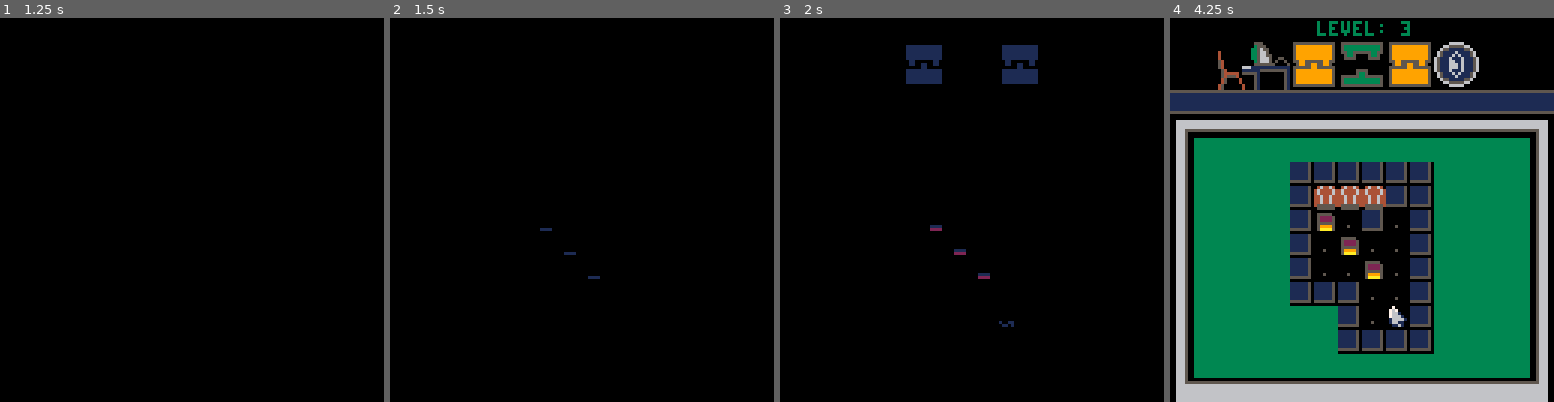
Above: before the commit, frames 1-4 (left to right).
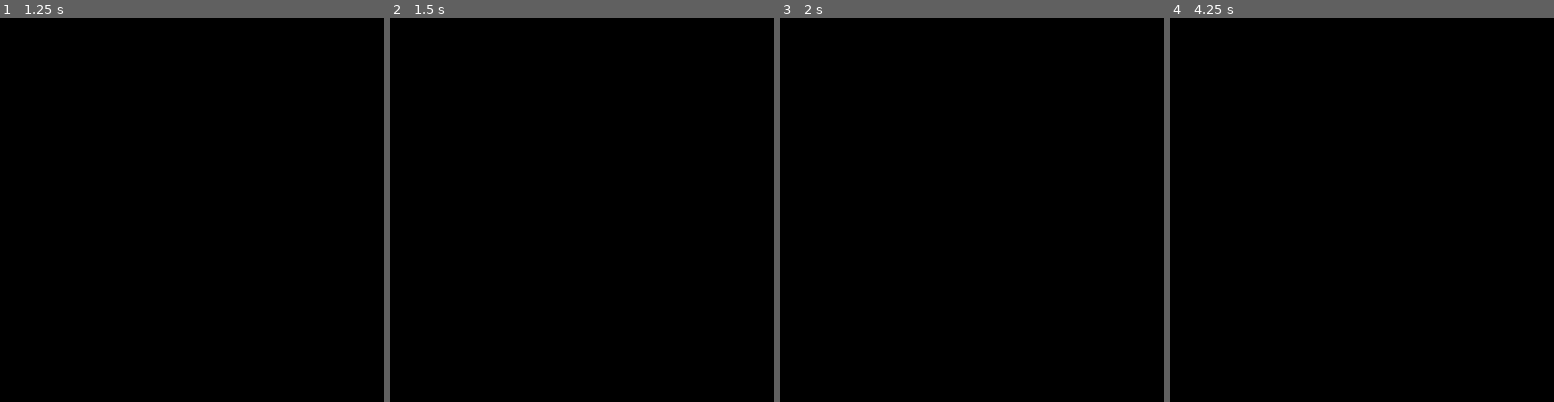
Above: after the commit, the same moments.

Repository: jacobneal65/sokovirus-pico8
Game: PICO-8 cartridge mysoko.p8
The game is run twice, just before and just after one commit, with the same random seed, the same clock (stepped at 60 frames per second) and the same inputs.
Inputs:
- Up to frame 1 (1.25 s): tap X (X key) at 0.33, 1.07 s; tap O (Z key) at 0.7 s
- Up to frame 2 (1.5 s): no input
- Up to frame 3 (2 s): hold Right from 1.6 s (still down); tap O (Z key) at 1.7 s; tap X (X key) at 1.85 s
- Up to frame 4 (4.25 s): release Right at 2.1 s; tap O (Z key) every 0.4 s from 2.1 to 4.1 s; hold Up 2.15-2.42 s; hold Right 2.47-3.03 s; tap X (X key) at 2.97, 4.08 s; hold Left 3.08-3.58 s; hold Down 3.63-3.97 s; hold Right from 4.02 s (still down)

Frame 1 is identical in both runs. In frame 2, less than 0.1% of the frame differs, in the area x 39-55%, y 54-68%; in frame 3, 1.8%; in frame 4, 72%, in the area x 0-100%, y 0-100%.

Commit message:
Created puzzle 4

Diff:
--- a/mysoko.p8
+++ b/mysoko.p8
@@ -39,8 +39,8 @@
 	}
 	notrestart=true--skip check solved if restart
 	--player location given the level
-	plx={19,37,59,0,0,0,0,0,0,0,0,0}
-	ply={9,10,12,0,0,0,0,0,0,0,0,0}
+	plx={19,37,59,71,0,0,0,0,0,0,0,0}
+	ply={9,10,12,8,0,0,0,0,0,0,0,0}
 	boxtles={6,7,8,9}
 	goaltles={22,23,24,25}
 
@@ -438,7 +438,7 @@
 
 function restartlevel()
 	level-=1
-	fadeout()
+	fadeout(1)
 	reload(0x1000, 0x1000, 0x2000)
 	notrestart=false
 	init_level()
@@ -618,11 +618,15 @@
 
 	lines={
 		"----------------------",
-		">access first database",
-		">load user 42.42.10",
-		">execute server scan",
-		".  .  .  .  .  .  .  .",
-		">execute ice breaker",
+		">message from employer:",
+		">your mission is the",
+		">following,",
+		">1) load user 42.42.10",
+		">2) execute server scan",
+		">3) break their ice",
+		">3) delete all files",
+		" .  .  .",
+		">failure is not an option.",
 	     }
 	setmsg(lines)
 
@@ -642,10 +646,10 @@
 function upd_menu()
 	updatemessage()
 	if btnp(❎) then
+		sfx(47)
 		fadeout()
 		init_hub()
-		--init_level()--for debuging levels
-		sfx(59)
+
 	end
 end
 
@@ -847,7 +851,7 @@
 		else
 			sfx(51)
 			--level=hubsel*4
-			level=2
+			 level=3-- (used for debuging)
 			selworld()
 		end
 	end
@@ -962,16 +966,16 @@
 0000000000000000000000000000000000000000000000000000000000000000000000000000000000000000000000000000000000000000000000000000000000000000000000000000000000000000000000000000000000000000000000000000000000000000000000000000000000000000000000000000000000000000
 0000000000000000000000000000000000000000000000000000000000000000000000000000000000000000000000000000000000000000000000000000000000000000000000000000000000000000000000000000000000000000000000000000000000000000000000000000000000000000000000000000000000000000
 1213131313131313131313131313131400121313131313131313131313131313140012131313131313131313131313131314001213131313131313131313131313131400121313131313131313131313131313140012131313131313131313131313131314001213131313131313131313131313131400000000000000000000
-2200000000000000000000000000002400221d1d1d101010101010101010101d2400221d1d1d1d1d1d1d1d1d1d1d1d1d1d2400221d1d1d1d1d1d1d1d1d1d1d1d1d1d2400220101010101100110010101010101240022010101010110010110100101010124002201010101011001011010101010102400000000000000000000
-2200000000000000000000000000002400221d1d1d100101010101010101101d2400221d1d10101010101d1d1d1d1d1d1d2400221d1d1d1d1010101010101d1d1d1d2400220901010101100101010101010101240022080101010110010101010101010124002208010101011001010101010110012400000000000000000000
-2200000000000000000000000000002400221d1d10100110101010101001101d2400221d1d1001010110101d1d1d1d1d1d2400221d1d1d1d1016161610101d1d1d1d2400221901010101100101010101010101240022180101010110010101010101010124002218010101011001010101010101012400000000000000000000
-222323232323232323232323232323240022101010010110101001011001101d240022101010011007011010101010101d2400221d1d1d1d1006011001101d1d1d1d2400220101010101100101010101010101240022010101010110010101010101010124002201010101011001010101010101012400000000000000000000
-220000000000000000000000000000240022100101080101080101081818101d240022100101011001010101171717101d2400221d1d1d1d1001060101101d1d1d1d2400220101010101100101010101010101240022010101010110010101010101010124002201010101011001010101010101012400000000000000000000
-220015000000000000000000000000240022101010010110100101011010101d240022100101010701071001101010101d2400221d1d1d1d1001010601101d1d1d1d2400220101010101010101010101010101240022010101010101010101010101010124002201010101010101010101010101012400000000000000000000
-220000000000000000000000000000240022101010101010100101010118101d240022101010101010010101101d1d1d1d2400221d1d1d1d1010100101101d1d1d1d2400220101010101010101010101010101240022010101010101010101010101010124002201010101010101010101010101012400000000000000000000
-2200050000000000000000000000002400221d1d1d1d1d1d101010101010101d2400221d1d1d1d1d10101010101d1d1d1d2400221d1d1d1d1d1d100101101d1d1d1d2400220101010101010101010101010101240022010101010101010101010101010124002201010101010101010101010101012400000000000000000000
-2200000000000000000000000000002400221d1d1d1d1d1d1d1d1d1d1d1d1d1d2400221d1d1d1d1d1d1d1d1d1d1d1d1d1d2400221d1d1d1d1d1d101010101d1d1d1d2400220101010101010101010101010101240022010101010101010101010101010124002201010101010101010101010101012400000000000000000000
-2200040000000000000000000000002400221d1d1d1d1d1d1d1d1d1d1d1d1d1d2400221d1d1d1d1d1d1d1d1d1d1d1d1d1d2400221d1d1d1d1d1d1d1d1d1d1d1d1d1d2400220101010101010101010101010101240022010101010101010101010101010124002201010101010101010101010101012400000000000000000000
+2200000000000000000000000000002400221d1d1d101010101010101010101d2400221d1d1d1d1d1d1d1d1d1d1d1d1d1d2400221d1d1d1d1d1d1d1d1d1d1d1d1d1d2400221d1010101010101010101d1d1d1d240022010101010110010110100101010124002201010101011001011010101010102400000000000000000000
+2200000000000000000000000000002400221d1d1d100101010101010101101d2400221d1d10101010101d1d1d1d1d1d1d2400221d1d1d1d1010101010101d1d1d1d2400221d1001010101010101101d1d1d1d240022080101010110010101010101010124002208010101011001010101010110012400000000000000000000
+2200000000000000000000000000002400221d1d10100110101010101001101d2400221d1d1001010110101d1d1d1d1d1d2400221d1d1d1d1018181810101d1d1d1d2400221d1001010110011001101d1d1d1d240022180101010110010101010101010124002218010101011001010101010101012400000000000000000000
+222323232323232323232323232323240022101010010110101001011001101d240022101010011006011010101010101d2400221d1d1d1d1008011001101d1d1d1d2400221d1001010109011001101d1d1d1d240022010101010110010101010101010124002201010101011001010101010101012400000000000000000000
+220000000000000000000000000000240022100101070101070101071717101d240022100101011001010101161616101d2400221d1d1d1d1001080101101d1d1d1d2400221d1001011010091001101d1d1d1d240022010101010110010101010101010124002201010101011001010101010101012400000000000000000000
+220015000000000000000000000000240022101010010110100101011010101d240022100101010601061001101010101d2400221d1d1d1d1001010801101d1d1d1d2400221d1010101001010901101d1d1d1d240022010101010101010101010101010124002201010101010101010101010101012400000000000000000000
+220000000000000000000000000000240022101010101010100101010117101d240022101010101010010101101d1d1d1d2400221d1d1d1d1010100101101d1d1d1d2400221d1d1d1d10010101101d1d1d1d1d240022010101010101010101010101010124002201010101010101010101010101012400000000000000000000
+2200050000000000000000000000002400221d1d1d1d1d1d101010101010101d2400221d1d1d1d1d10101010101d1d1d1d2400221d1d1d1d1d1d100101101d1d1d1d2400221d1d1d1d10101001101d1d1d1d1d240022010101010101010101010101010124002201010101010101010101010101012400000000000000000000
+2200000000000000000000000000002400221d1d1d1d1d1d1d1d1d1d1d1d1d1d2400221d1d1d1d1d1d1d1d1d1d1d1d1d1d2400221d1d1d1d1d1d101010101d1d1d1d2400221d1d1d1d1d10011901101d1d1d1d240022010101010101010101010101010124002201010101010101010101010101012400000000000000000000
+2200040000000000000000000000002400221d1d1d1d1d1d1d1d1d1d1d1d1d1d2400221d1d1d1d1d1d1d1d1d1d1d1d1d1d2400221d1d1d1d1d1d1d1d1d1d1d1d1d1d2400221d1d1d1d1d10011919101d1d1d1d240022010101010101010101010101010124002201010101010101010101010101012400000000000000000000
 3233333333333333333333333333333400323333333333333333333333333333340032333333333333333333333333333334003233333333333333333333333333333400323333333333333333333333333333340032333333333333333333333333333334003233333333333333333333333333333400000000000000000000
 0000000000000000000000000000000000000000000000000000000000000000000000000000000000000000000000000000000000000000000000000000000000000000000000000000000000000000000000000000000000000000000000000000000000000000000000000000000000000000000000000000000000000000
 0000000000000000000000000000000000000000000000000000000000000000000000000000000000000000000000000000000000000000000000000000000000000000000000000000000000000000000000000000000000000000000000000000000000000000000000000000000000000000000000000000000000000000
Not shown, changed: 22 lines of the sprite sheet (__gfx__) section of mysoko.p8
Not shown, changed: the sound effects (__sfx__) section of mysoko.p8
